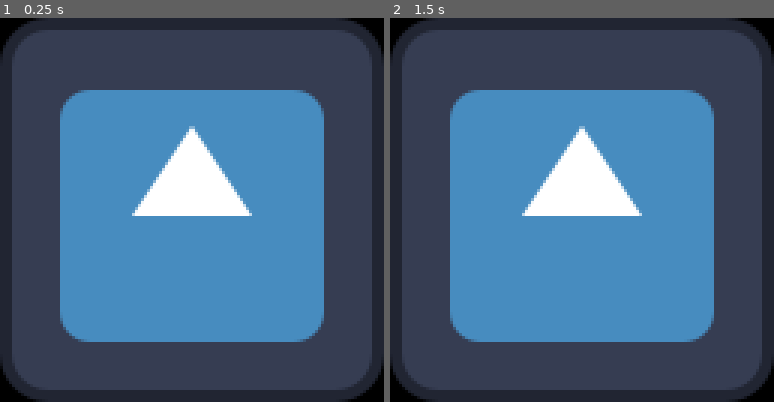
Above: before the commit, frames 1-2 (left to right).
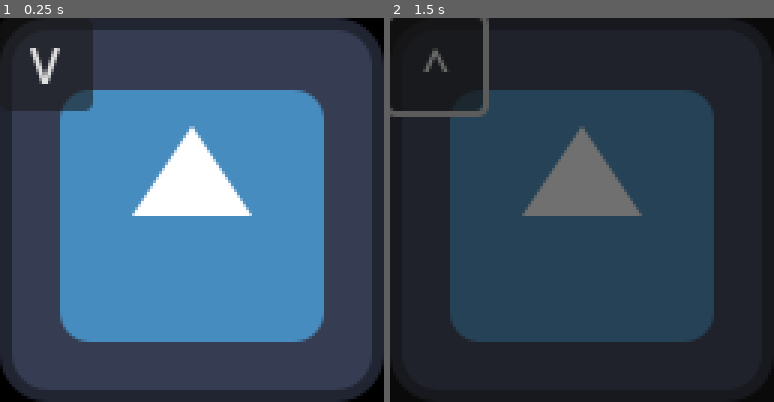
Above: after the commit, the same moments.

Repository: BoopEnthusiast/Desktop-Pet
Game: Godot game, scene res://main.tscn
Same seed, same stepped clock (60 frames per second), same inputs: the game is played once before the commit and once after it. The engine's default icon, where the game draws it, is replaced by a stand-in: a white triangle on a blue panel in a dark square.
Inputs (mouse positions are in pixels of both pictures, inside the frame that each line leads up to):
- Up to frame 1 (0.25 s): no input
- Up to frame 2 (1.5 s): click (436, 64) at 0.5 s, where only the run after the commit has a clickable "V"; click (436, 64) at 1.25 s, where only the run after the commit has a clickable "^"

The runs differ from the first frame. In frame 1, 4.2% of the frame differs, in the area x 3-25%, y 3-25%; in frame 2, 88%, in the area x 0-97%, y 0-97%.

Commit message:
Second panel

Diff:
--- a/main.gd
+++ b/main.gd
@@ -4,6 +4,8 @@
 const SPEED = 400
 
 @onready var icon: Sprite2D = $Icon
+@onready var menu = $Menu
+@onready var open_menu = $OpenMenu
 
 
 func _ready() -> void:
@@ -36,3 +38,8 @@
 	# Move the pet if it's not moving outside of the screen
 	if not outside_of_all_areas:
 		window.position += Vector2i(direction * SPEED * delta)
+
+
+func _on_open_menu_pressed():
+	menu.visible = not menu.visible
+	open_menu.text = "^" if open_menu.text == "V" else "V"
--- a/main.tscn
+++ b/main.tscn
@@ -1,7 +1,8 @@
-[gd_scene load_steps=3 format=3 uid="uid://cst8hevm42cfb"]
+[gd_scene load_steps=4 format=3 uid="uid://cst8hevm42cfb"]
 
 [ext_resource type="Script" uid="uid://day8afliurivv" path="res://main.gd" id="1_0xm2m"]
 [ext_resource type="Texture2D" uid="uid://yuobkwugffwm" path="res://icon.svg" id="1_ig7tw"]
+[ext_resource type="PackedScene" uid="uid://q0oswanefg33" path="res://menu.tscn" id="3_h2yge"]
 
 [node name="Main" type="Node2D"]
 script = ExtResource("1_0xm2m")
@@ -9,3 +10,13 @@
 [node name="Icon" type="Sprite2D" parent="."]
 position = Vector2(64, 64)
 texture = ExtResource("1_ig7tw")
+
+[node name="OpenMenu" type="Button" parent="."]
+offset_right = 31.0
+offset_bottom = 31.0
+text = "V"
+
+[node name="Menu" parent="." instance=ExtResource("3_h2yge")]
+visible = false
+
+[connection signal="pressed" from="OpenMenu" to="." method="_on_open_menu_pressed"]
--- /dev/null
+++ b/menu.gd
@@ -0,0 +1,5 @@
+extends Window
+
+
+func _on_close_pressed():
+	visible = false
--- /dev/null
+++ b/menu.tscn
@@ -0,0 +1,67 @@
+[gd_scene load_steps=7 format=3 uid="uid://q0oswanefg33"]
+
+[ext_resource type="Script" uid="uid://bq7affpbxucrc" path="res://menu.gd" id="1_lti8b"]
+[ext_resource type="PackedScene" uid="uid://byhhlu5sajvl5" path="res://settings/settings.tscn" id="2_ouk20"]
+
+[sub_resource type="Gradient" id="Gradient_ouk20"]
+offsets = PackedFloat32Array(0)
+colors = PackedColorArray(0.674815, 0.674815, 0.674815, 1)
+
+[sub_resource type="GradientTexture1D" id="GradientTexture1D_mae5d"]
+gradient = SubResource("Gradient_ouk20")
+width = 1
+
+[sub_resource type="Gradient" id="Gradient_lti8b"]
+offsets = PackedFloat32Array(0)
+colors = PackedColorArray(1, 0, 0, 1)
+
+[sub_resource type="GradientTexture1D" id="GradientTexture1D_ouk20"]
+gradient = SubResource("Gradient_lti8b")
+width = 1
+
+[node name="Menu" type="Window"]
+auto_translate_mode = 1
+transparent_bg = true
+initial_position = 1
+size = Vector2i(400, 300)
+unresizable = true
+borderless = true
+always_on_top = true
+transparent = true
+popup_window = true
+script = ExtResource("1_lti8b")
+
+[node name="PanelContainer" type="PanelContainer" parent="."]
+anchors_preset = 15
+anchor_right = 1.0
+anchor_bottom = 1.0
+grow_horizontal = 2
+grow_vertical = 2
+
+[node name="VSplitContainer" type="VSplitContainer" parent="PanelContainer"]
+layout_mode = 2
+split_offset = 30
+drag_area_margin_begin = 10
+drag_area_margin_end = 10
+
+[node name="TopBar" type="HBoxContainer" parent="PanelContainer/VSplitContainer"]
+custom_minimum_size = Vector2(0, 30)
+layout_mode = 2
+
+[node name="Settings" type="Button" parent="PanelContainer/VSplitContainer/TopBar"]
+custom_minimum_size = Vector2(30, 0)
+layout_mode = 2
+icon = SubResource("GradientTexture1D_mae5d")
+expand_icon = true
+
+[node name="Close" type="Button" parent="PanelContainer/VSplitContainer/TopBar"]
+custom_minimum_size = Vector2(30, 0)
+layout_mode = 2
+size_flags_horizontal = 10
+icon = SubResource("GradientTexture1D_ouk20")
+expand_icon = true
+
+[node name="Settings" parent="PanelContainer/VSplitContainer" instance=ExtResource("2_ouk20")]
+layout_mode = 2
+
+[connection signal="pressed" from="PanelContainer/VSplitContainer/TopBar/Close" to="." method="_on_close_pressed"]
--- a/project.godot
+++ b/project.godot
@@ -13,13 +13,17 @@
 config/name="Desktop Pet"
 run/main_scene="uid://cst8hevm42cfb"
 config/features=PackedStringArray("4.4", "Forward Plus")
+run/max_fps=30
 config/icon="res://icon.svg"
 
 [display]
 
+window/size/viewport_width=1
+window/size/viewport_height=1
 window/size/borderless=true
 window/size/always_on_top=true
 window/size/transparent=true
+window/energy_saving/keep_screen_on=false
 window/subwindows/embed_subwindows=false
 window/per_pixel_transparency/allowed=true
 
--- /dev/null
+++ b/settings/settings.tscn
@@ -0,0 +1,18 @@
+[gd_scene load_steps=2 format=3 uid="uid://byhhlu5sajvl5"]
+
+[ext_resource type="PackedScene" uid="uid://dxrqct33hi0fl" path="res://settings/settings_panel.tscn" id="1_iirne"]
+
+[node name="Settings" type="HSplitContainer"]
+size_flags_vertical = 3
+
+[node name="SettingsPanelList" type="VBoxContainer" parent="."]
+layout_mode = 2
+size_flags_vertical = 3
+
+[node name="Button" type="Button" parent="SettingsPanelList"]
+layout_mode = 2
+size_flags_vertical = 0
+text = "Video"
+
+[node name="SettingsPanel" parent="." instance=ExtResource("1_iirne")]
+layout_mode = 2
--- /dev/null
+++ b/settings/settings_panel.tscn
@@ -0,0 +1,8 @@
+[gd_scene format=3 uid="uid://dxrqct33hi0fl"]
+
+[node name="SettingsPanel" type="ScrollContainer"]
+
+[node name="SettingsList" type="VBoxContainer" parent="."]
+layout_mode = 2
+size_flags_horizontal = 3
+size_flags_vertical = 3
Not shown, added: menu.gd.uid
